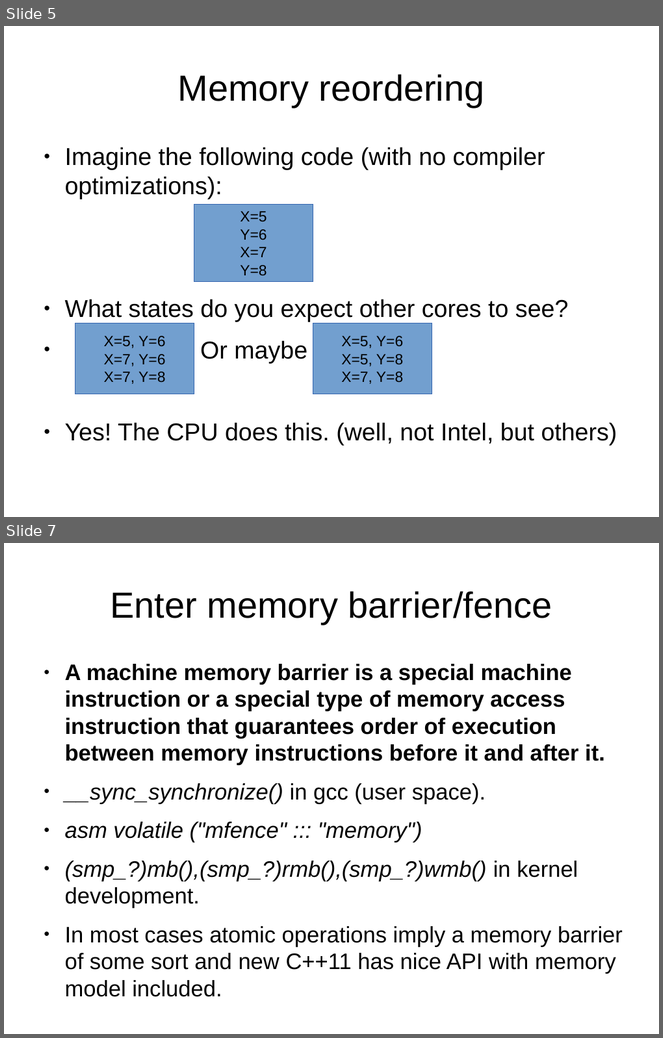
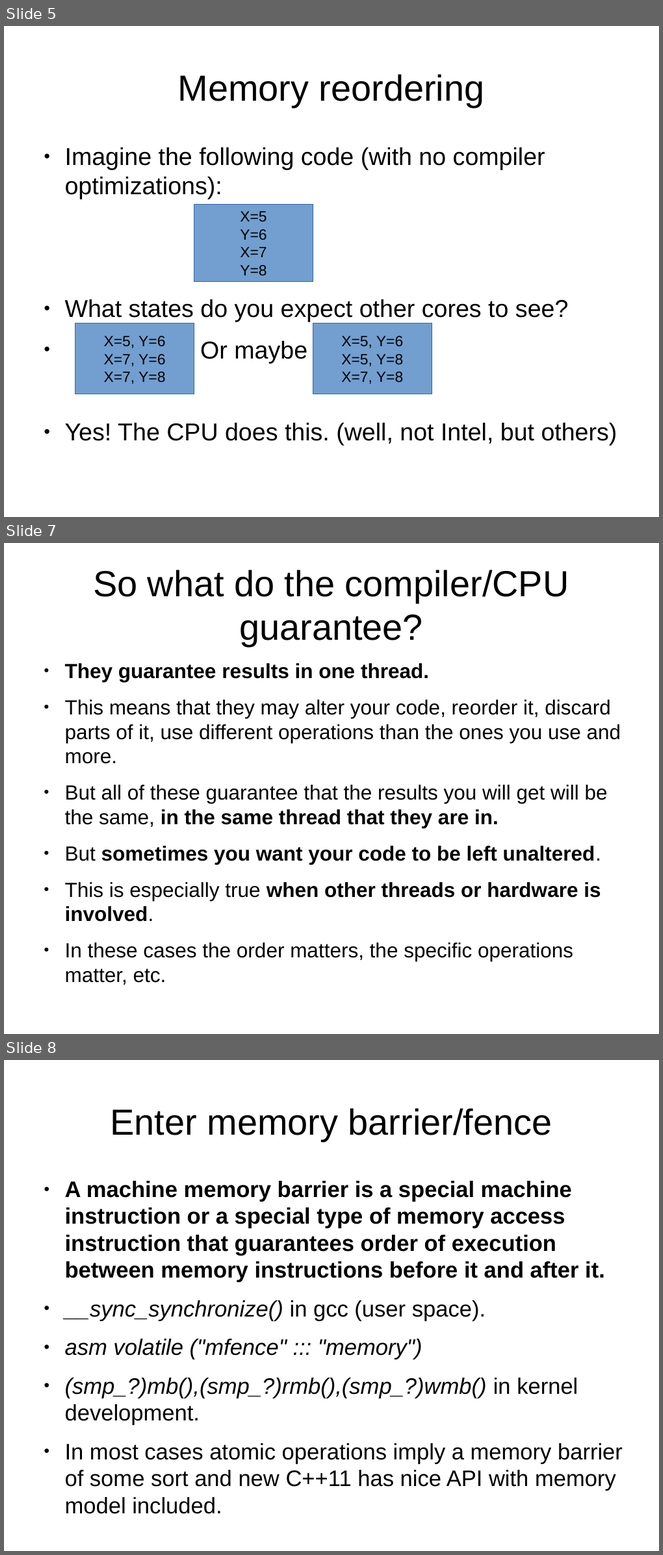
Before and after one commit to veltzer/demos-linux, a slide deck: doc/odp/volatile.odp. Shown one above the other, each under a label of ours: slides 5 and 7 before the commit, slides 5, 7 and 8 after it; the slides between them are not shown. The pictures are 663x1038 and 663x1555 pixels, drawn with LibreOffice and Linux fonts; fonts in the diff are those of the drawing. Boxes give left, top, right and bottom in pixels: in the first picture for what was removed or moved away, otherwise in the second. Text is boxed around its words. In the diff, an @@ line names an element or a change of style, - is before the commit and + after.

Commit message:
fixed up these slides

```diff
--- a/doc/odp/volatile.odp
+++ b/doc/odp/volatile.odp
@@ slide 7 added at [4,543,659,1034], background #FFFFFF @@
@@ title added at [93,570,569,646], 44 pt, text #000000 @@
+So what do the compiler/CPU guarantee?
@@ text added at [65,663,622,985], 24.8 pt, text #000000 @@
+● They guarantee results in one thread.
+● This means that they may alter your code, reorder it, discard parts of it, use different operations than the ones you use and more.
+● But all of these guarantee that the results you will get will be the same, in the same thread that they are in.
+● But sometimes you want your code to be left unaltered.
+● This is especially true when other threads or hardware is involved.
+● In these cases the order matters, the specific operations matter, etc.
@@ what was slide 7 is now slide 8 @@
```
Also in this commit, not shown: 4 slides changed.
